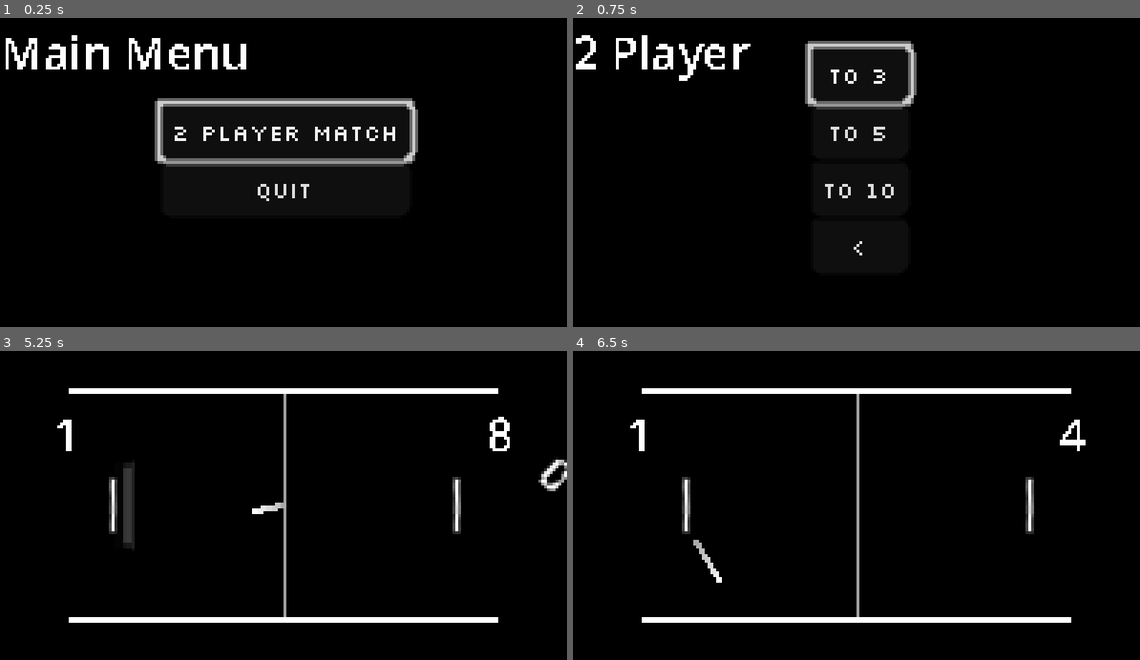
Above: before the commit, frames 1-4 (two rows, left to right).
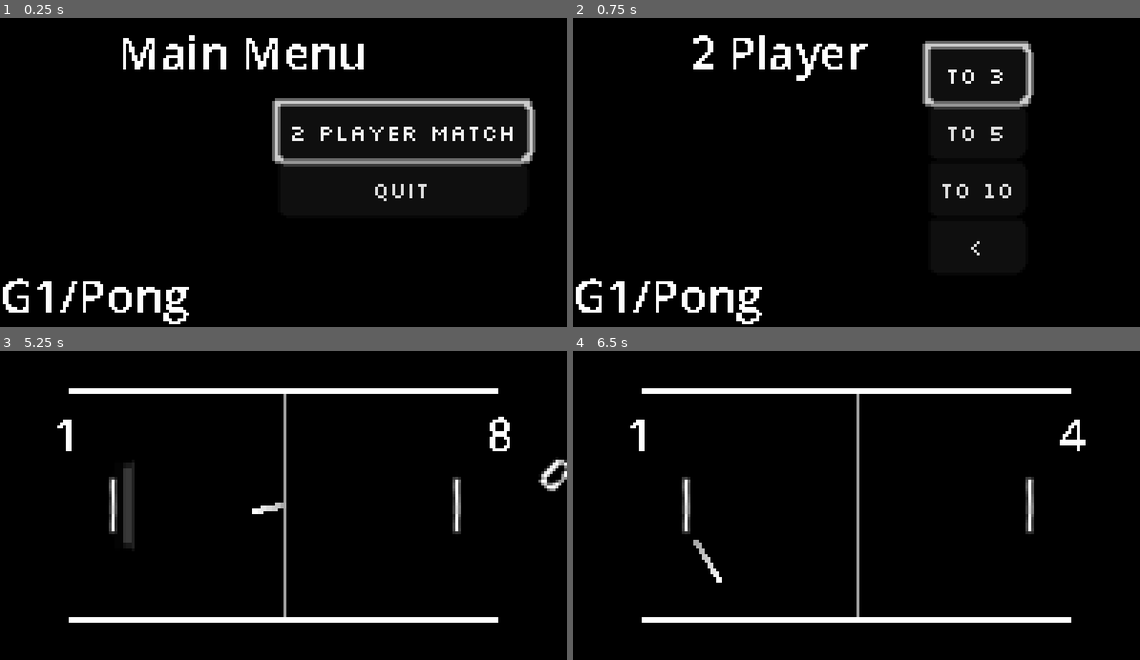
Above: after the commit, the same moments.

Repository: saluk/clonegames_g1_pong_godot
Game: Godot game, scene res://UI/MainMenu.tscn
Same seed, same stepped clock (60 frames per second), same inputs: the game is played once before the commit and once after it.
Inputs (mouse positions are in pixels of both pictures, inside the frame that each line leads up to):
- Up to frame 1 (0.25 s): no input
- Up to frame 2 (0.75 s): click "2 Player Match" at 0.5 s
- Up to frame 3 (5.25 s): click "to 3" at 1.25 s; move the mouse to (408, 490) at 2.02 s; hold P (points hotkey) 2.03-2.78 s; click (408, 490) at 2.17 s; move the mouse to (170, 520) at 2.77 s; tap P (points hotkey) at 2.85, 4.35 s; click (170, 520) at 2.92 s; move the mouse to (340, 437) at 3.52 s; hold P (points hotkey) 3.53-4.28 s; click (340, 437) at 3.67 s; tap Enter at 4.25 s; move the mouse to (255, 567) at 4.27 s; click (255, 567) at 4.42 s; tap R (reset hotkey) at 5 s; move the mouse to (453, 551) at 5.02 s; hold P (points hotkey) from 5.03 s (still down); click (453, 551) at 5.17 s
- Up to frame 4 (6.5 s): move the mouse to (686, 459) at 5.77 s; release P (points hotkey) at 5.78 s; tap P (points hotkey) at 5.85 s; click (686, 459) at 5.92 s

The runs differ from the first frame. In frame 1, 8.7% of the frame differs, in the area x 0-95%, y 5-100%; in frame 2, 7.0%; in frame 3, less than 0.1%; in frame 4, nothing differs.

Commit message:
Add game title to main menu

Diff:
--- a/UI/MainMenu.tscn
+++ b/UI/MainMenu.tscn
@@ -8,12 +8,15 @@
 [node name="MainMenu" type="Control"]
 layout_mode = 3
 anchors_preset = 0
+offset_left = 41.0
+offset_right = 41.0
 theme = ExtResource("1_b37jj")
 script = ExtResource("1_uahxu")
 
 [node name="Background" type="ColorRect" parent="."]
 layout_mode = 0
-offset_right = 200.0
+offset_left = -41.0
+offset_right = 159.0
 offset_bottom = 200.0
 color = Color(0, 0, 0, 1)
 
@@ -22,7 +25,16 @@
 layout_mode = 0
 offset_right = 40.0
 offset_bottom = 23.0
-text = "Main Menu"
+text = "menu title"
+
+[node name="MenuTitle2" type="Label" parent="."]
+unique_name_in_owner = true
+layout_mode = 0
+offset_left = -41.0
+offset_top = 85.0
+offset_right = 39.0
+offset_bottom = 108.0
+text = "G1/Pong"
 
 [node name="CenterContainer" type="CenterContainer" parent="."]
 layout_mode = 0
